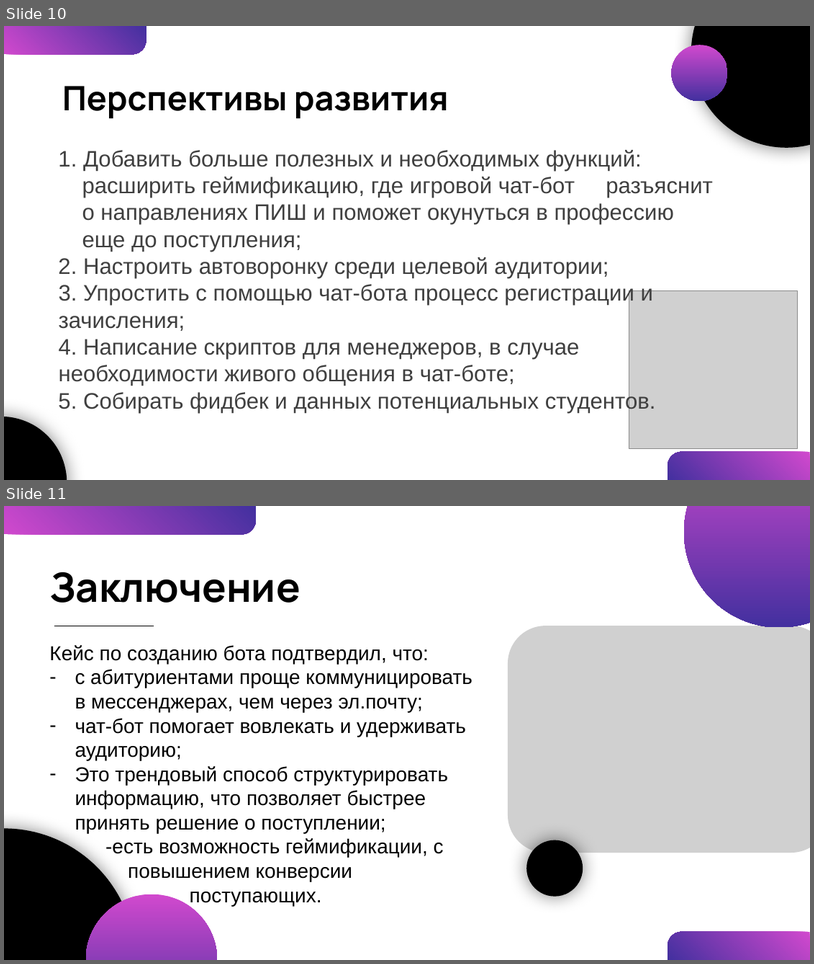
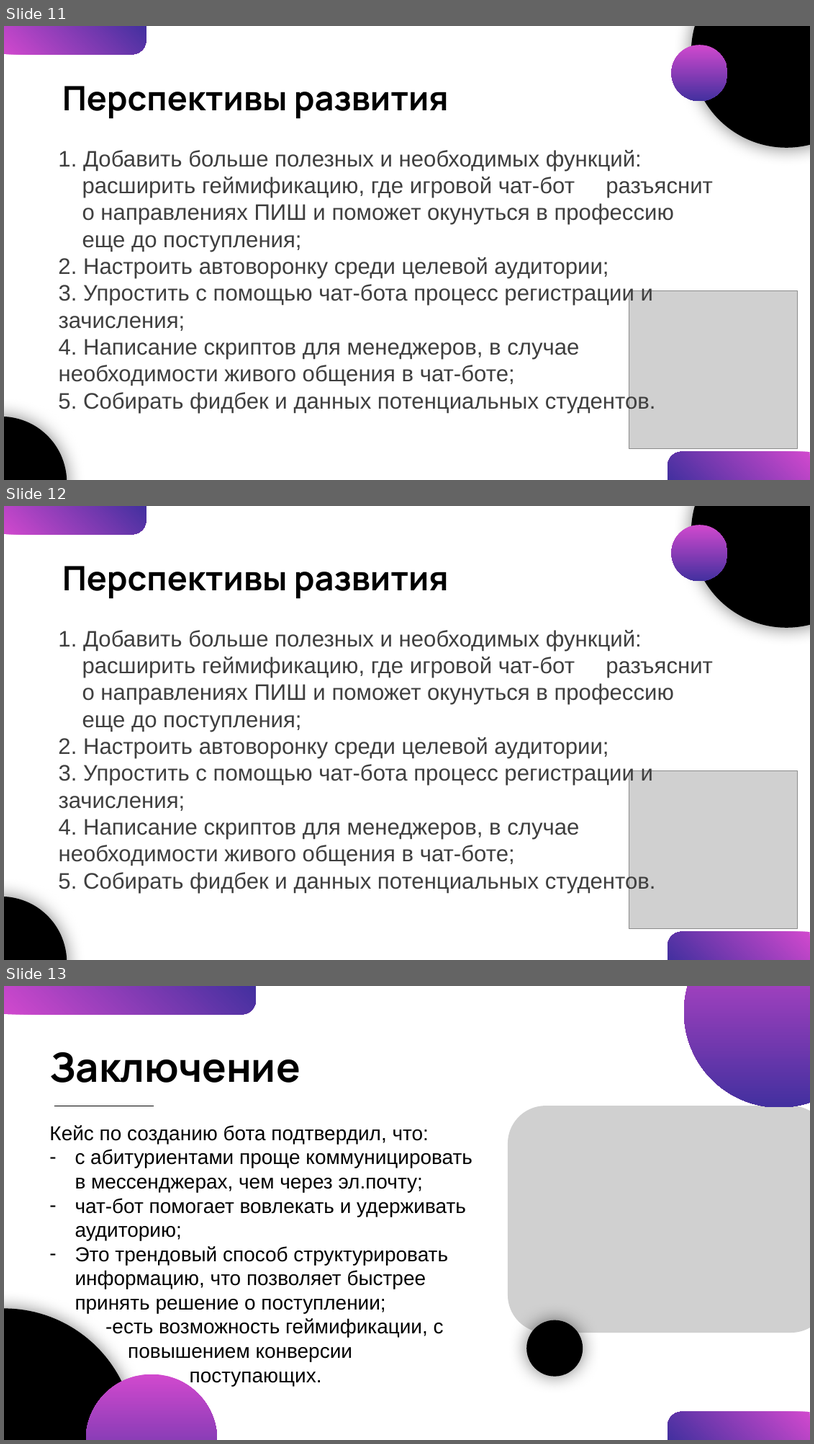
Before and after one commit to 1Pabloki1/Seikatsu-Studio-Bot, a slide deck: ChatBot finaly Presentation.pptx. Shown one above the other, each under a label of ours: slides 10 and 11 before the commit, slides 11, 12 and 13 after it. The pictures are 814x964 and 814x1444 pixels, drawn with LibreOffice and Linux fonts; fonts in the diff are those of the drawing; grey boxes stand for pictures. Boxes give left, top, right and bottom in pixels: in the first picture for what was removed or moved away, otherwise in the second. Text is boxed around its words. In the diff, an @@ line names an element or a change of style, - is before the commit and + after.

```diff
--- a/ChatBot finaly Presentation.pptx
+++ b/ChatBot finaly Presentation.pptx
@@ slide 12 added at [4, 506, 810, 960], background #FFFFFF; not listed: 3 template elements that a slide beside it also shows @@
@@ ellipse added at [671, 525, 728, 581], fill gradient #D149CE to #43309F @@
@@ ellipse added at [692, 506, 810, 627], fill #000000 @@
@@ text added at [62, 566, 449, 599], 30 pt, text #000000, bold @@
+Перспективы развития
@@ text added at [58, 630, 713, 893], 20 pt, text #3F3F3F @@
+1. Добавить больше полезных и необходимых функций:
+расширить геймификацию, где игровой чат-бот разъяснит о направлениях ПИШ и поможет окунуться в профессию еще до поступления;
+2. Настроить автоворонку среди целевой аудитории;
+3. Упростить с помощью чат-бота процесс регистрации и зачисления;
+4. Написание скриптов для менеджеров, в случае необходимости живого общения в чат-боте;
+5. Собирать фидбек и данных потенциальных студентов.
@@ picture added at [630, 770, 798, 928] @@
@@ what was slide 10 is now slide 11 @@
@@ what was slide 11 is now slide 13 @@
```
Also in this commit, not shown: 1 slide changed, 2 other slides added.
